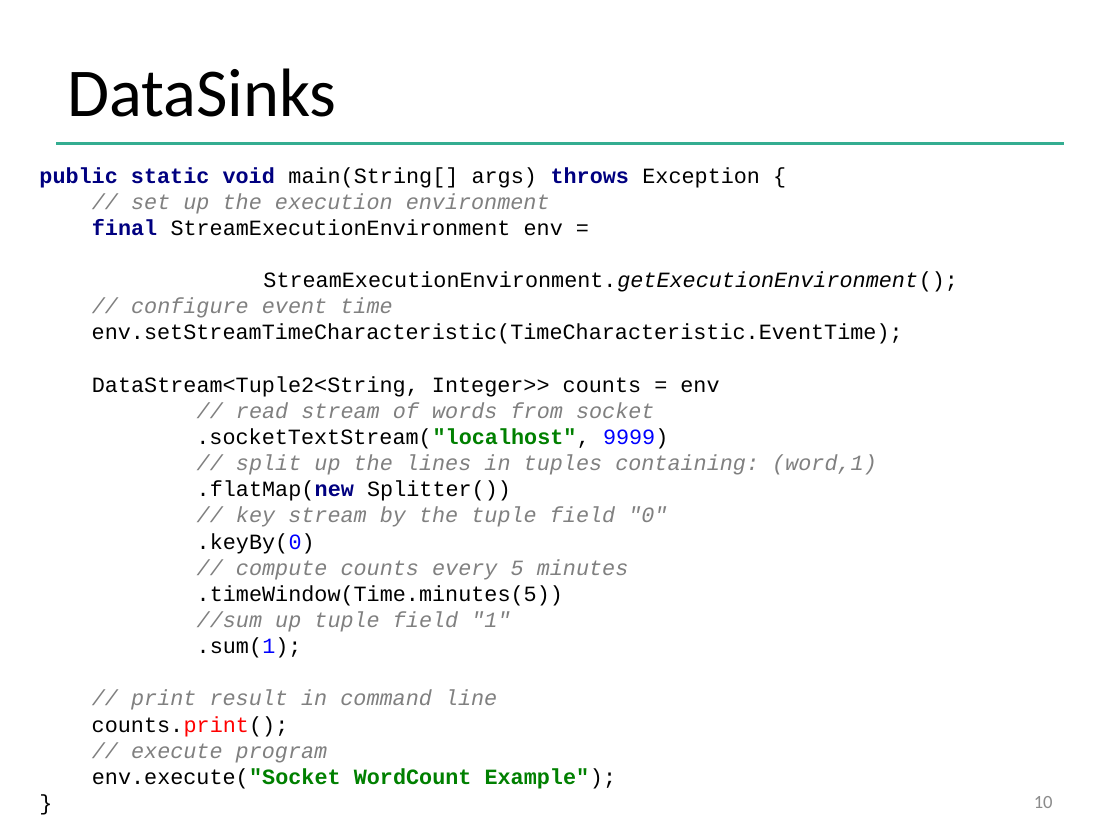
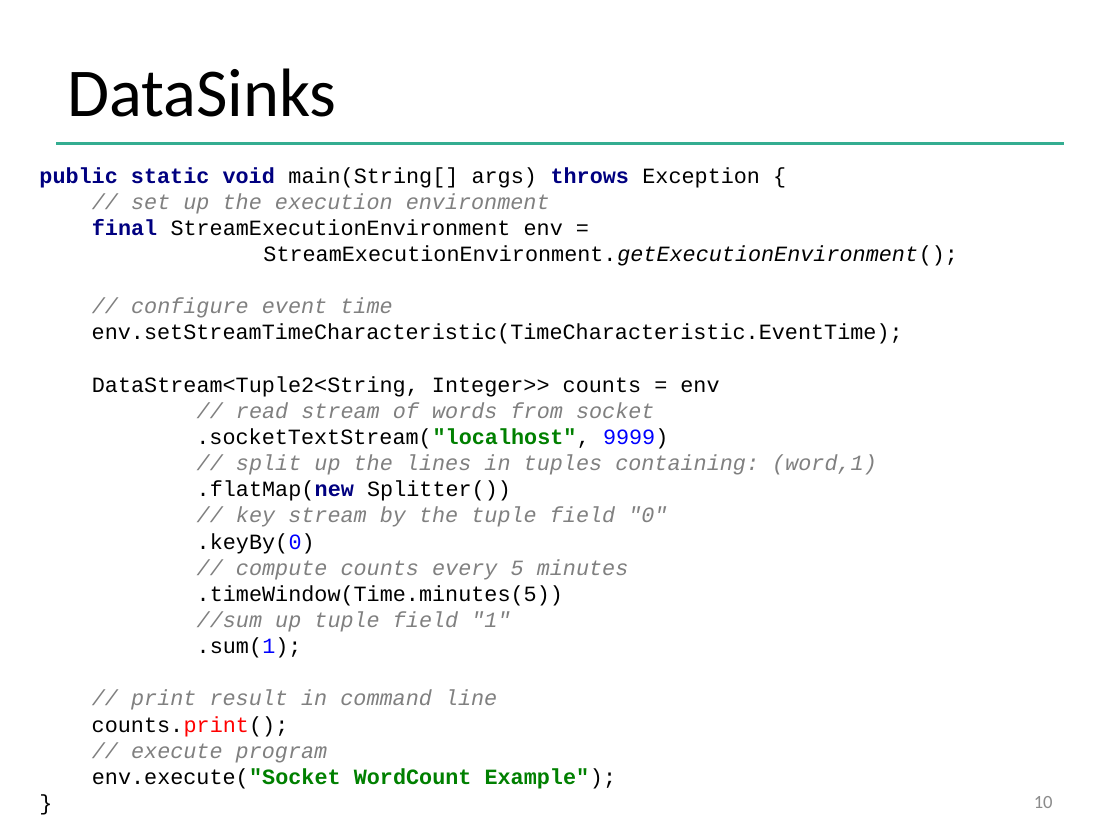
Before and after one commit to dataArtisans/flink-training-web, a slide deck: slide 10 of slides/flink_stream_basics.pptx. Drawn at 1120x840 pixels with LibreOffice and Linux fonts; fonts in the diff are those of the drawing; background and template pictures are left out. Boxes give left, top, right and bottom in pixels: in the first picture for what was removed or moved away, otherwise in the second. Text is boxed around its words. In the diff, an @@ line names an element or a change of style, - is before the commit and + after.

```diff
--- a/slides/flink_stream_basics.pptx
+++ b/slides/flink_stream_basics.pptx
@@ text at <box>39,167,957,266</box>: text changed @@
-public static void main(String[] args) throws Exception {
-// set up the execution environment
-final StreamExecutionEnvironment env =
-StreamExecutionEnvironment.getExecutionEnvironment();
+public static void main(String[] args) throws Exception {
+// set up the execution environment
+final StreamExecutionEnvironment env = StreamExecutionEnvironment.getExecutionEnvironment();
```
Also in this commit, not shown: 8 other slides changed, 1 slide removed, 8 other files.
